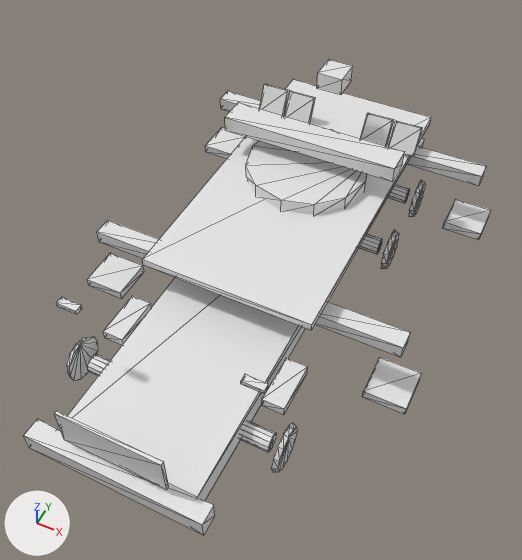
The OBJ model Assets/_Project/Art/Environment/Dominion/SAM01_Picket/SAM01_Metal.obj as it was, and as the next commit left it.
Both versions are drawn from a 50 mm camera at (3.79, -7.68, 10.17) aimed at (0.25, -0.6, 1.32). Lighting does not change. The marker at lower left points along +X, +Y and +Z. The first picture is the older version. Mesh edges are drawn as thin lines. Where no turn or scale is listed for an object, it has been applied to the vertices.

The older version as bpy lines, for what is in view:
```python
me_sam01_metal = bpy.data.meshes.new('SAM01_Metal')
me_sam01_metal.from_pydata(...)  # 440 vertices, 740 faces; spans x -3.1..3.1, y -4.61..4.51, z 0.0..3.28
ob_sam01_metal = bpy.data.objects.new('SAM01_Metal', me_sam01_metal)
ob_sam01_metal.location = (0.0, 0.0, 0.0)
```
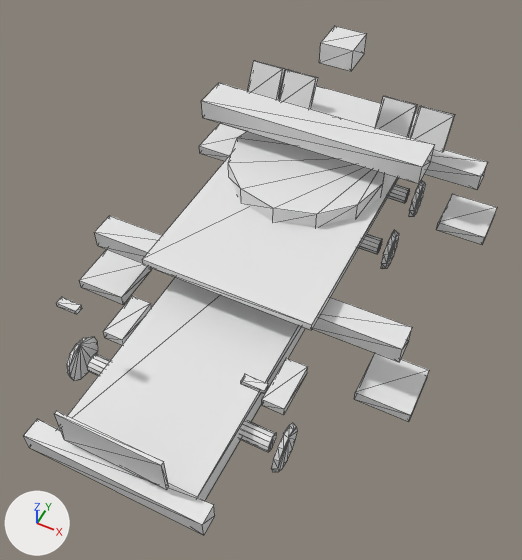
The newer file is also rescaled (x1.5) as a whole; pictures and numbers use the older file's frame.

Where the change shows, as pixel boxes (x1, y1, x2, y2) in the pictures (522 x 560 px; the box of a moved part takes in the faces that stretch with it):
'SAM01_Metal', reshaped (7% taller)
    before: (24, 59, 491, 535)
    after: (24, 26, 497, 535)
part 1 of me_sam01_metal, moved or reshaped
    before: (97, 220, 159, 258)
    after: (94, 216, 162, 263)
part 2 of me_sam01_metal, moved or reshaped
    before: (87, 253, 144, 299)
    after: (79, 250, 151, 304)
part 3 of me_sam01_metal, moved or reshaped
    before: (315, 302, 410, 357)
    after: (312, 297, 412, 362)
part 4 of me_sam01_metal, moved or reshaped
    before: (362, 357, 421, 414)
    after: (354, 353, 429, 421)
part 5 of me_sam01_metal, moved or reshaped (not visible afterwards)
    before: (220, 91, 261, 111)
part 6 of me_sam01_metal, moved or reshaped
    before: (206, 127, 245, 159)
    after: (199, 123, 247, 161)
part 7 of me_sam01_metal, moved or reshaped
    before: (407, 146, 486, 186)
    after: (424, 150, 488, 190)
part 8 of me_sam01_metal, moved or reshaped
    before: (443, 199, 491, 240)
    after: (436, 194, 497, 244)
part 9 of me_sam01_metal, moved or reshaped
    before: (246, 129, 367, 215)
    after: (228, 131, 385, 227)
part 10 of me_sam01_metal, moved or reshaped
    before: (225, 103, 405, 182)
    after: (202, 83, 434, 184)
part 11 of me_sam01_metal, moved or reshaped
    before: (285, 91, 316, 123)
    after: (280, 70, 318, 109)
part 12 of me_sam01_metal, moved or reshaped
    before: (259, 84, 290, 116)
    after: (248, 61, 285, 100)
part 13 of me_sam01_metal, moved or reshaped
    before: (361, 113, 394, 146)
    after: (375, 96, 418, 137)
part 14 of me_sam01_metal, moved or reshaped
    before: (388, 121, 423, 157)
    after: (411, 106, 455, 152)
part 15 of me_sam01_metal, moved or reshaped
    before: (317, 59, 353, 95)
    after: (319, 26, 366, 71)

What changed in the scene script:
```text
Change me_sam01_metal:
    used by ob_sam01_metal; location = (0.0, 0.0, 0.0)
    remove me_sam01_metal.from_pydata(...)  # 440 vertices, 740 faces; spans x -3.1..3.1, y -4.61..4.51, z 0.0..3.28
    add me_sam01_metal.from_pydata(...)  # 440 vertices, 740 faces; spans x -3.2..3.2, y -4.61..4.52, z 0.0..3.72
    me_sam01_metal part 1: the loose piece of 8 vertices spanning x -2.79..-1.21, y -0.89..-0.56, z 1.11..1.35 is scaled about its middle by (1, 1.39, 1.42)
    me_sam01_metal part 2: the loose piece of 8 vertices spanning x -3.1..-2.36, y -1.11..-0.35, z 0.0..0.17 is scaled about its middle by (1.27, 1.26, 1.18), then moved by (0.0, 0.0, 0.02)
    me_sam01_metal part 3: the loose piece of 8 vertices spanning x 1.21..2.79, y -0.89..-0.56, z 1.11..1.35 is scaled about its middle by (1, 1.39, 1.42)
    me_sam01_metal part 4: the loose piece of 8 vertices spanning x 2.36..3.1, y -1.11..-0.35, z 0.0..0.17 is scaled about its middle by (1.27, 1.26, 1.18), then moved by (0.0, 0.0, 0.02)
    me_sam01_metal part 5: the loose piece of 8 vertices spanning x -2.79..-1.21, y 3.56..3.88, z 1.11..1.35 is scaled about its middle by (1, 1.39, 1.42)
    me_sam01_metal part 6: the loose piece of 8 vertices spanning x -3.1..-2.36, y 3.34..4.1, z 0.0..0.17 is scaled about its middle by (1.27, 1.26, 1.18), then moved by (0.0, 0.0, 0.02)
    me_sam01_metal part 7: the loose piece of 8 vertices spanning x 1.21..2.79, y 3.56..3.88, z 1.11..1.35 is scaled about its middle by (1, 1.39, 1.42)
    me_sam01_metal part 8: the loose piece of 8 vertices spanning x 2.36..3.1, y 3.34..4.1, z 0.0..0.17 is scaled about its middle by (1.27, 1.26, 1.18), then moved by (0.0, 0.0, 0.02)
    me_sam01_metal part 9: the loose piece of 24 vertices spanning x -1.1..1.1, y 0.65..2.85, z 1.7..1.96 is scaled about its middle by 1.28, then moved by (0.0, 0.0, 0.04)
    me_sam01_metal part 10: the loose piece of 8 vertices spanning x -1.59..1.59, y 1.64..2.14, z 2.22..2.5 is scaled about its middle by 1.28, then moved by (0.0, 0.04, 0.18)
    me_sam01_metal part 11: the loose piece of 8 vertices spanning x -1.03..-0.53, y 2.96..3.28, z 1.75..2.27 is scaled about its middle by 1.28, then moved by (-0.22, 0.38, 0.09)
    me_sam01_metal part 12: the loose piece of 8 vertices spanning x -1.58..-1.08, y 2.96..3.28, z 1.75..2.27 is scaled about its middle by 1.28, then moved by (-0.37, 0.38, 0.09)
    me_sam01_metal part 13: the loose piece of 8 vertices spanning x 0.53..1.03, y 2.96..3.28, z 1.75..2.27 is scaled about its middle by 1.28, then moved by (0.22, 0.38, 0.09)
    me_sam01_metal part 14: the loose piece of 8 vertices spanning x 1.08..1.58, y 2.96..3.28, z 1.75..2.27 is scaled about its middle by 1.28, then moved by (0.37, 0.38, 0.09)
    me_sam01_metal part 15: the loose piece of 8 vertices spanning x -0.23..0.23, y 2.52..3.0, z 2.98..3.28 is scaled about its middle by 1.28, then moved by (0.0, 0.28, 0.4)
```
